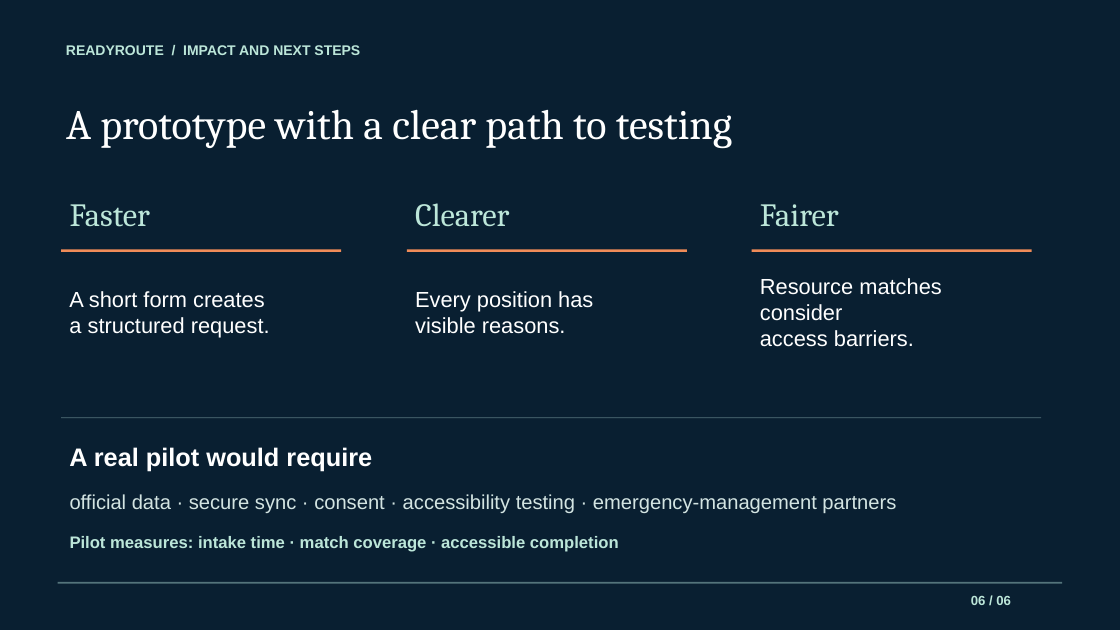
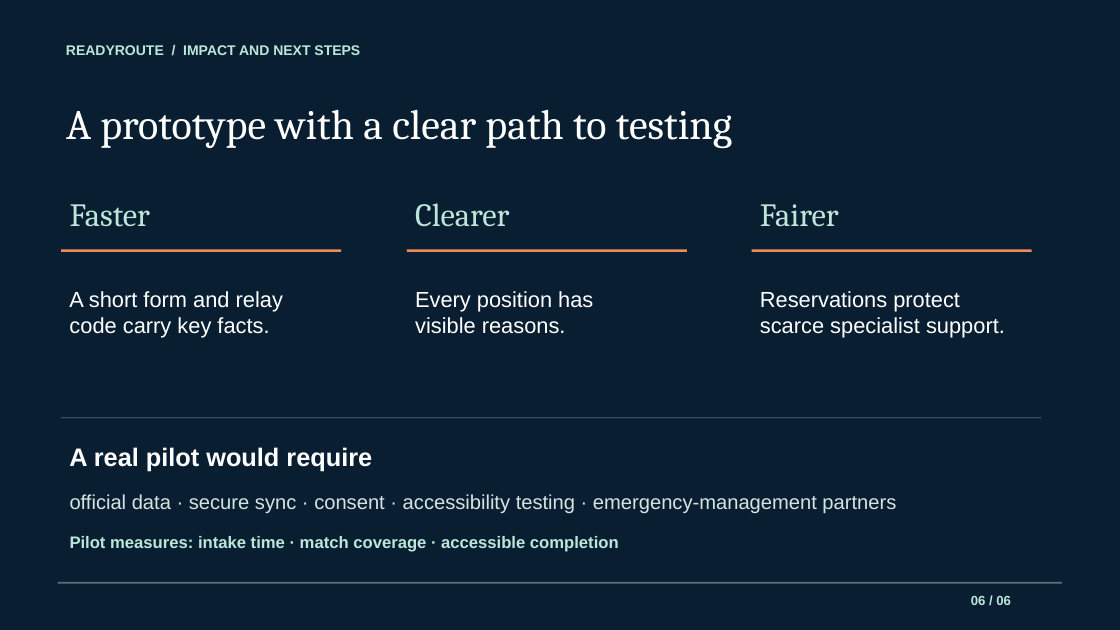
Before and after one commit to Amartya-J/ycs, a slide deck: slide 6 of ReadyRoute_presentation.pptx. Drawn at 1120x630 pixels with LibreOffice and Linux fonts; fonts in the diff are those of the drawing. Boxes give left, top, right and bottom in pixels: in the first picture for what was removed or moved away, otherwise in the second. Text is boxed around its words. In the diff, an @@ line names an element or a change of style, - is before the commit and + after.

Commit message:
Improve offline relay and specialist-aware matching

```diff
--- a/ReadyRoute_presentation.pptx
+++ b/ReadyRoute_presentation.pptx
@@ text at bbox=[69, 291, 283, 338]: text changed @@
-A short form creates
-a structured request.
+A short form and relay
+code carry key facts.
@@ text at bbox=[760, 291, 1005, 338]: text changed @@
-Resource matches consider
-access barriers.
+Reservations protect
+scarce specialist support.
```
Also in this commit, not shown: 2 other slides changed, 8 other files.
